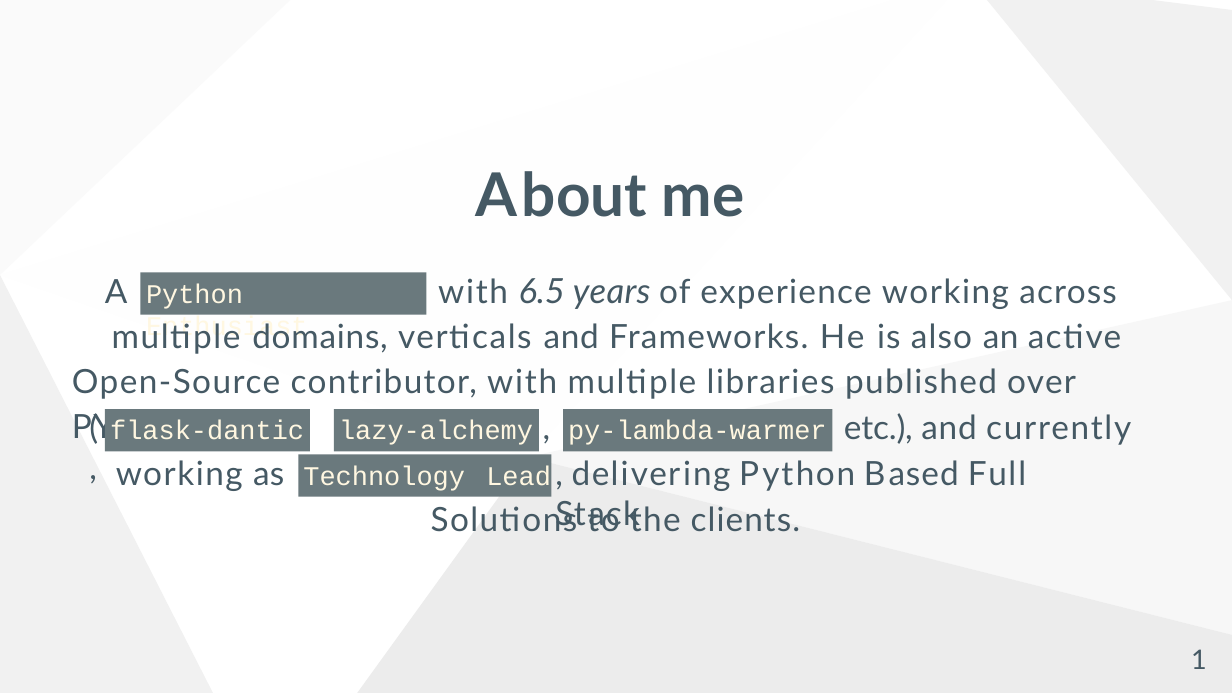
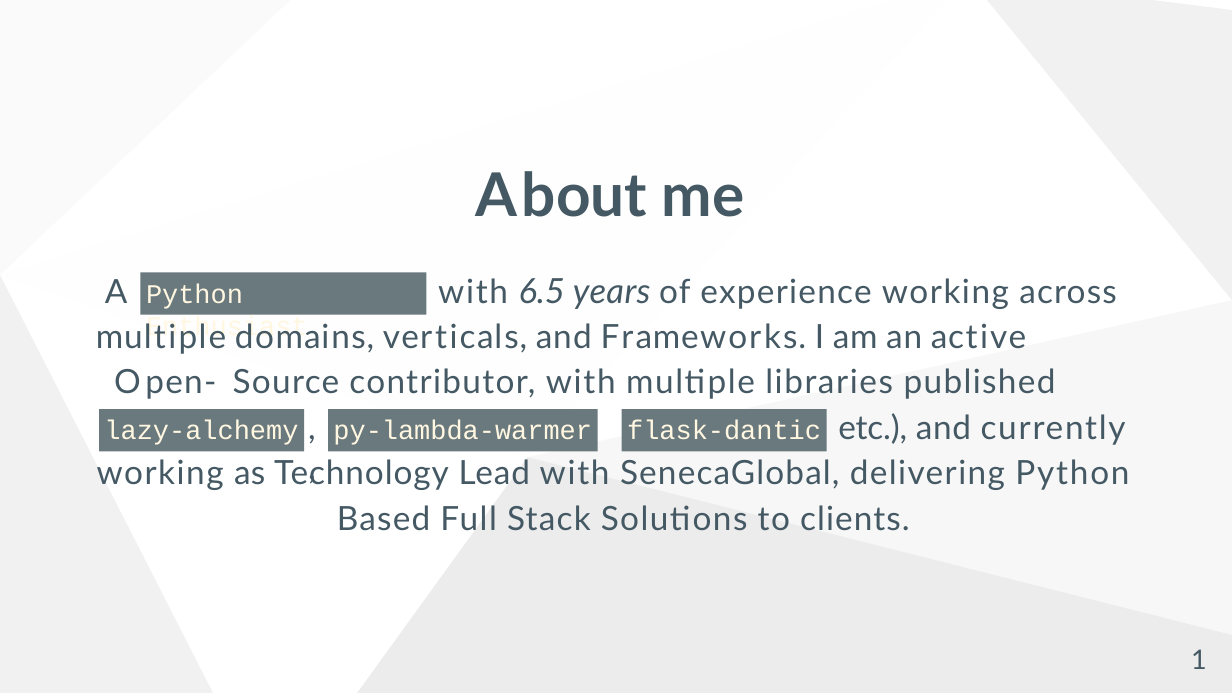
Before and after one commit to mwhorse46/pyconf_2022_decorators_generators_workshop, a slide deck: slide 1 of slideshow.pptx. Drawn at 1232x693 pixels with LibreOffice and Linux fonts; fonts in the diff are those of the drawing; background and template pictures are left out. Boxes give left, top, right and bottom in pixels: in the first picture for what was removed or moved away, otherwise in the second. Text is boxed around its words. In the diff, an @@ line names an element or a change of style, - is before the commit and + after.

```diff
--- a/slideshow.pptx
+++ b/slideshow.pptx
@@ text at box(96, 323, 1056, 445): text changed @@
-multiple domains, verticals and Frameworks. He is also an active Open-Source contributor, with multiple libraries published over PYPI
+multiple domains, verticals, and Frameworks. I am an active Open- Source contributor, with multiple libraries published over PyPI (
@@ rectangle "lazy-alchemy": place and size @@
-rectangle "lazy-alchemy" at box(105, 409, 311, 452)
+rectangle "lazy-alchemy" at box(99, 409, 304, 452)
@@ text at box(307, 405, 610, 448): text changed @@
-( ,
+, ,
@@ rectangle "py-lambda-warmer": place and size @@
-rectangle "py-lambda-warmer" at box(563, 409, 833, 452)
+rectangle "py-lambda-warmer" at box(328, 409, 598, 452)
@@ rectangle "py-lambda-warmer" at box(328, 409, 598, 452): indent changed @@
@@ rectangle removed at box(334, 409, 539, 452) @@
-lazy-alchemy
@@ text removed at box(542, 405, 552, 448) @@
-,
@@ rectangle added at box(622, 409, 827, 452), fill #6A797D, 21 pt, text #FFF7E1 @@
+flask-dantic
@@ text "etc.), and currently": place and size @@
-text "etc.), and currently" at box(844, 413, 1131, 445)
+text "etc.), and currently" at box(838, 413, 1126, 445)
@@ text in rectangle at box(104, 420, 298, 445): text changed @@
-flask-dantic
+lazy-alchemy
@@ text added at box(97, 459, 1129, 531), 26 pt, text #455964 @@
+working as Technology Lead with SenecaGlobal, delivering Python Based Full Stack Solutions to clients.
@@ text removed at box(116, 460, 284, 491) @@
-working as
@@ rectangle removed at box(299, 455, 552, 497) @@
-Technology Lead
@@ text removed at box(555, 460, 1026, 531) @@
-, delivering Python Based Full Stack
@@ text removed at box(431, 502, 801, 532) @@
-Solutions to the clients.
```
Also in this commit, not shown: 12 other slides changed, 2 other files.
